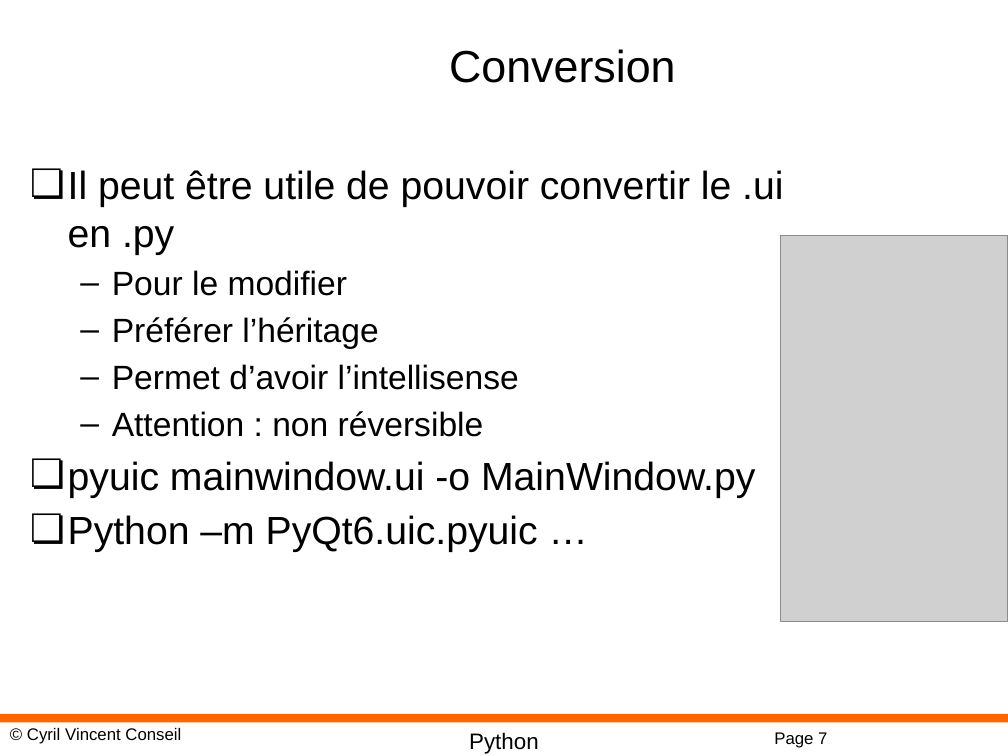
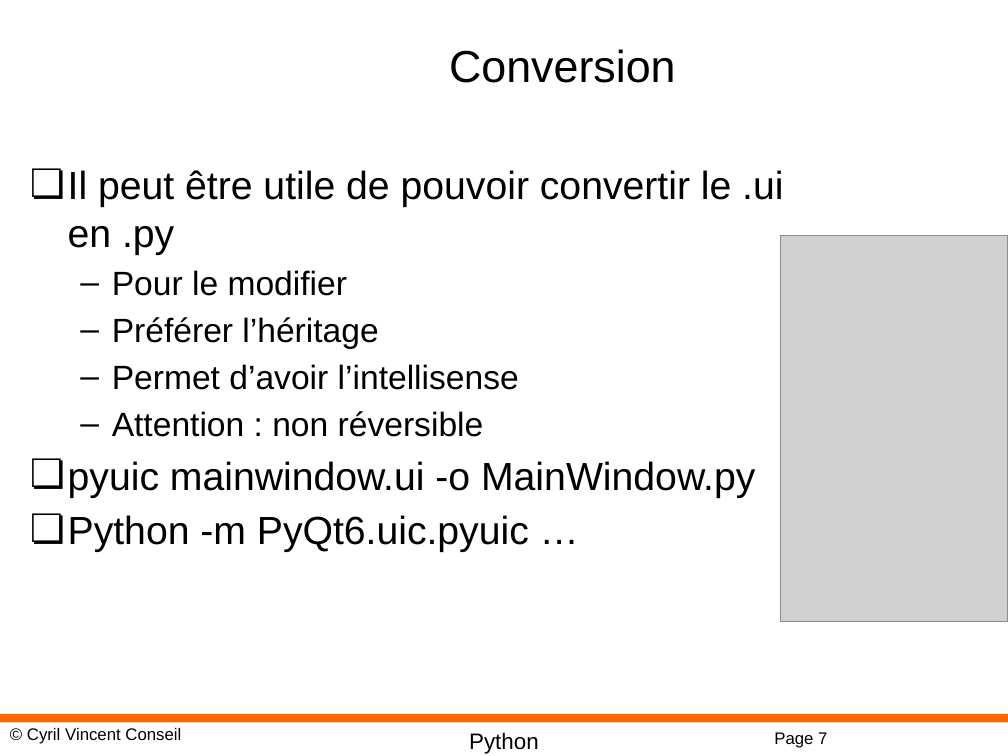
Before and after one commit to cyrilvincent/python, a slide deck: slide 7 of ppt/PyQt05-QtDesigner.pptx. Drawn at 1008x756 pixels with LibreOffice and Linux fonts; fonts in the diff are those of the drawing; grey boxes stand for pictures; background and template pictures are left out. Boxes give left, top, right and bottom in pixels: in the first picture for what was removed or moved away, otherwise in the second. Text is boxed around its words. In the diff, an @@ line names an element or a change of style, - is before the commit and + after.

```diff
--- a/ppt/PyQt05-QtDesigner.pptx
+++ b/ppt/PyQt05-QtDesigner.pptx
@@ text at (68,515,529,552): text changed @@
-❏ Python –m PyQt6.uic.pyuic …
+❏ Python -m PyQt6.uic.pyuic …
```
Also in this commit, not shown: 3 other slides changed, 2 other files.
